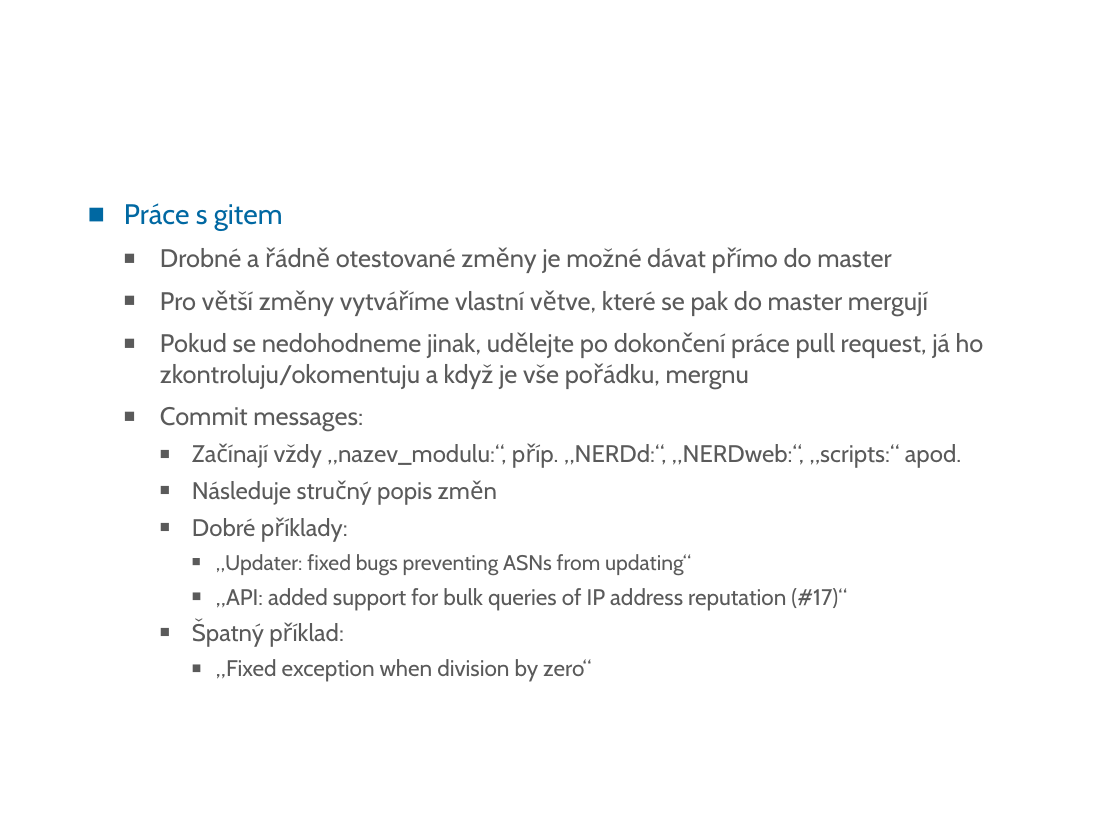
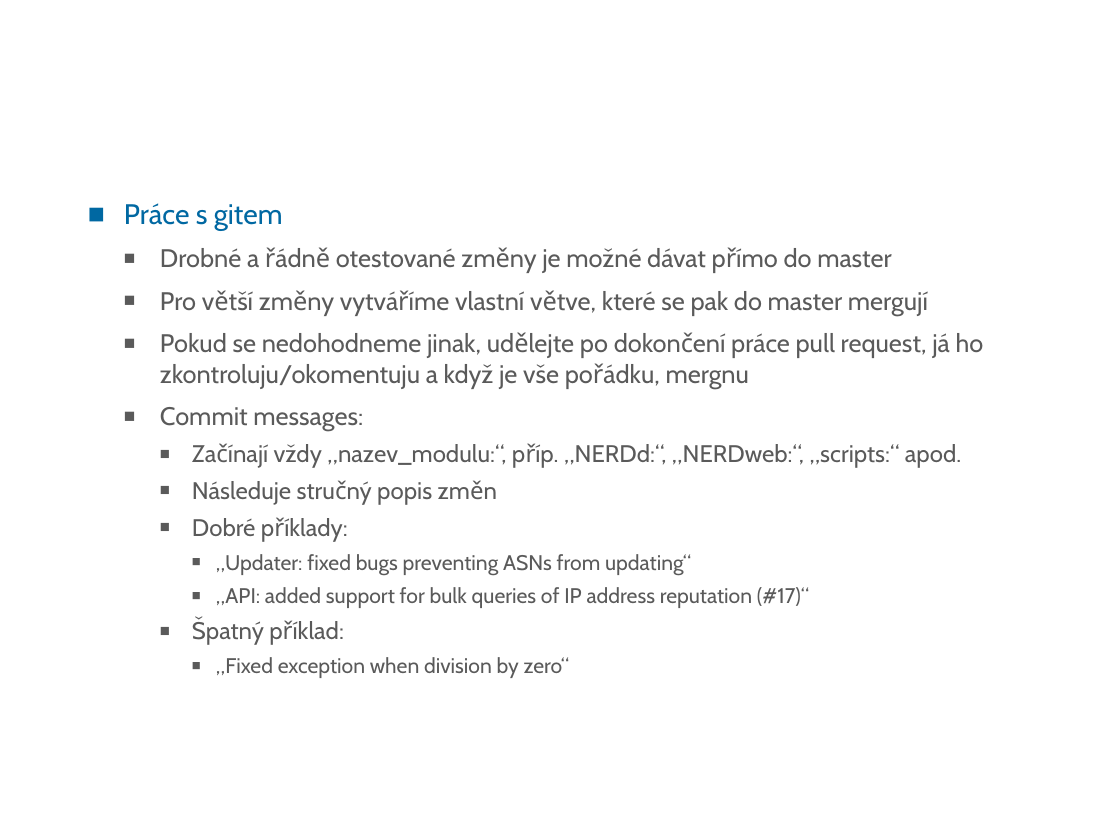
Before and after one commit to CESNET/NERD, a slide deck: slide 36 of doc/NERD_intro_for_developers_(CZ).odp (slide 28 before the commit). Drawn at 1120x840 pixels with LibreOffice and Linux fonts; fonts in the diff are those of the drawing; background and template pictures are left out. Boxes give left, top, right and bottom in pixels: in the first picture for what was removed or moved away, otherwise in the second. Text is boxed around its words. In the diff, an @@ line names an element or a change of style, - is before the commit and + after.

```diff
--- a/doc/NERD_intro_for_developers_(CZ).odp
+++ b/doc/NERD_intro_for_developers_(CZ).odp
@@ text at <box>216,587,809,678</box>: size 16 to 15 pt in "„API: added support for bulk queries of ...", "„Fixed exception when division by zero“" @@
```
Also in this commit, not shown: 11 other slides changed, 11 slides added, 10 slides removed, 1 other file.
